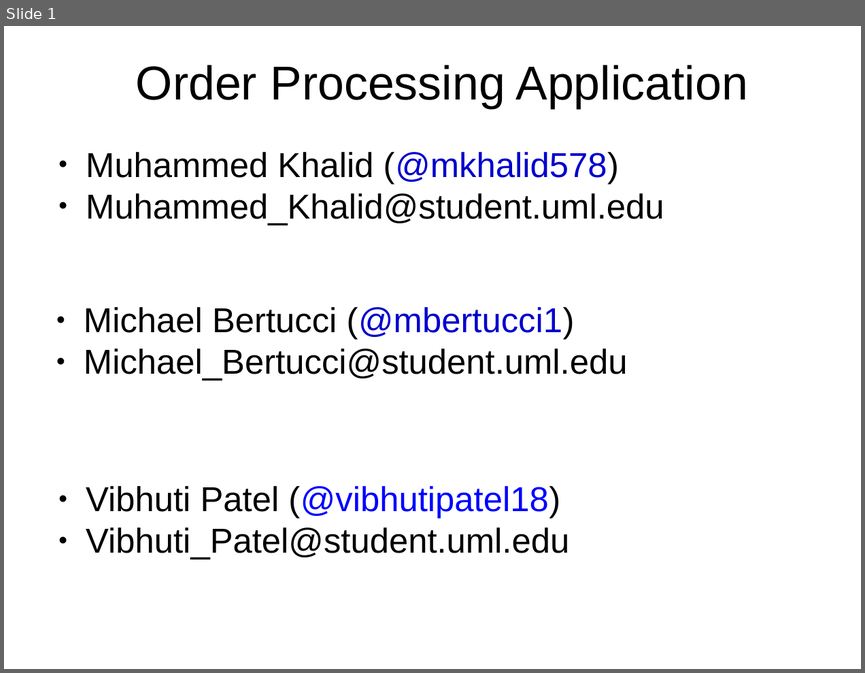
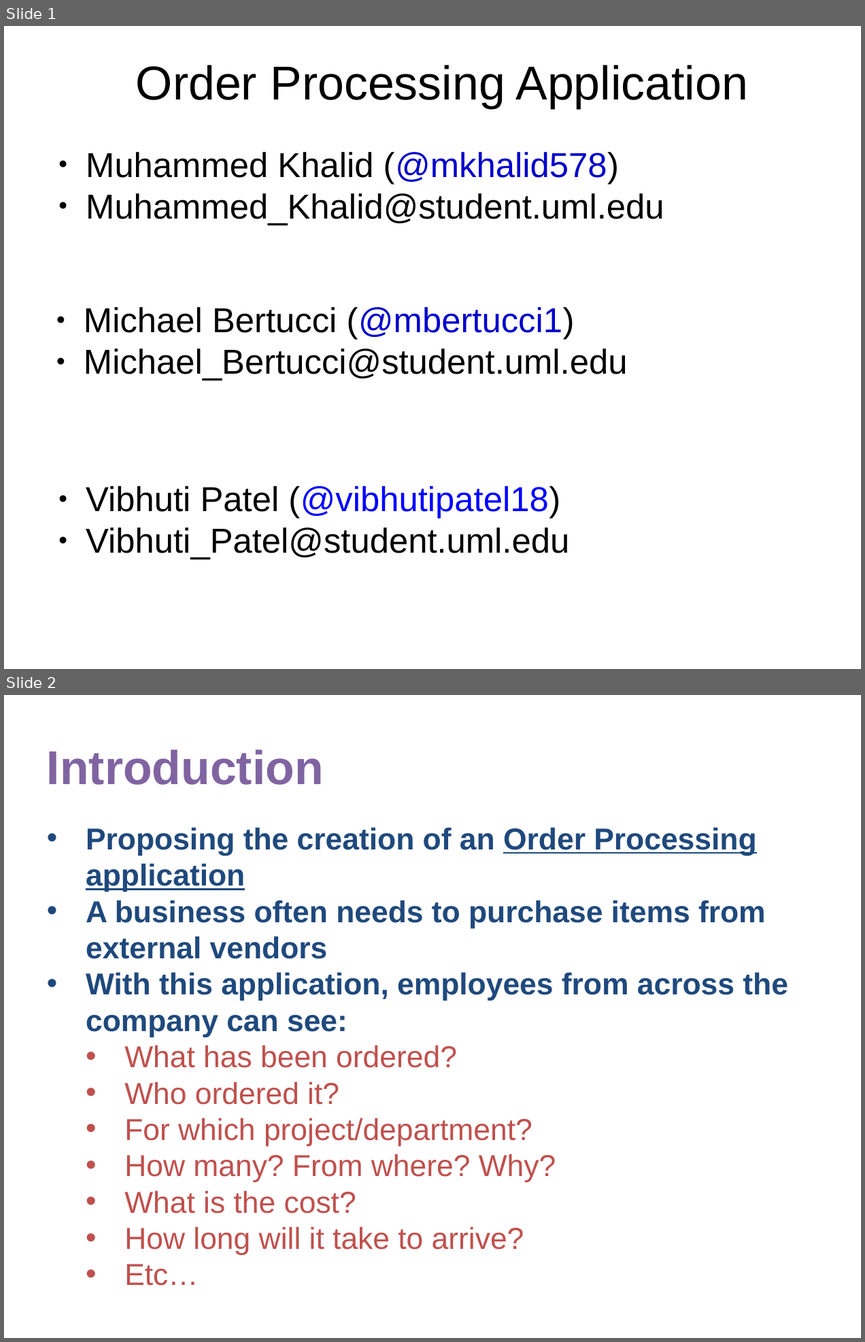
Before and after one commit to mkhalid578/orderProcessing, a slide deck: Project_Proposal.pptx. Shown one above the other, each under a label of ours: slide 1 before the commit, slides 1 and 2 after it. The pictures are 865x673 and 865x1342 pixels, drawn with LibreOffice and Linux fonts; fonts in the diff are those of the drawing. Boxes give left, top, right and bottom in pixels: in the first picture for what was removed or moved away, otherwise in the second. Text is boxed around its words. In the diff, an @@ line names an element or a change of style, - is before the commit and + after.

```diff
--- a/Project_Proposal.pptx
+++ b/Project_Proposal.pptx
@@ slide 2 added at (x1=4, y1=695, x2=861, y2=1338), background #FFFFFF @@
@@ text added at (x1=47, y1=749, x2=324, y2=785), 44 pt, text #8064A2, bold @@
+Introduction
@@ text added at (x1=86, y1=827, x2=788, y2=1255), 28 pt, text #1F497D, bold @@
+• Proposing the creation of an Order Processing application
+• A business often needs to purchase items from external vendors
+• With this application, employees from across the company can see:
+  • What has been ordered?
+  • Who ordered it?
+  • For which project/department?
+  • How many? From where? Why?
+  • What is the cost?
+  • How long will it take to arrive?
+  • Etc…
```
Also in this commit, not shown: 6 slides changed, 2 slides removed.
